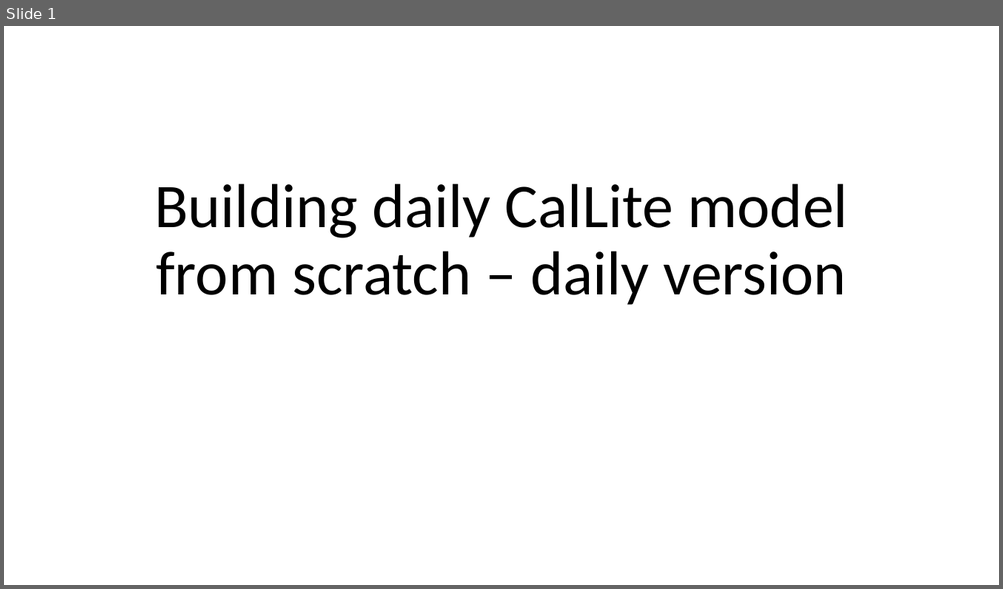
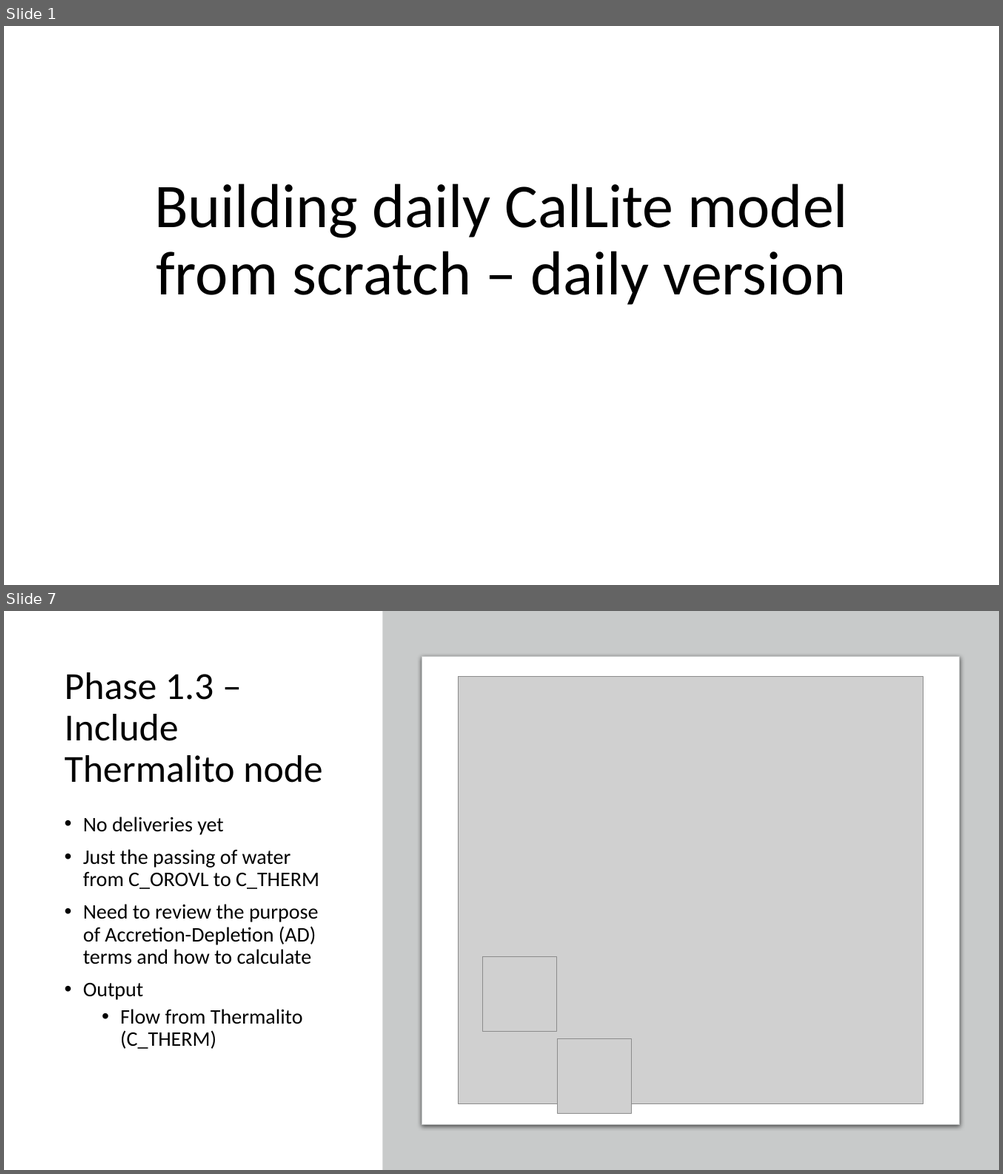
Before and after one commit to nsosorio/DailyCalLiteModel, a slide deck: Building daily CalLite model from scratch – daily.pptx. Shown one above the other, each under a label of ours: slide 1 before the commit, slides 1 and 7 after it; the slides between them are not shown. The pictures are 1003x589 and 1003x1174 pixels, drawn with LibreOffice and Linux fonts; fonts in the diff are those of the drawing; grey boxes stand for pictures. Boxes give left, top, right and bottom in pixels: in the first picture for what was removed or moved away, otherwise in the second. Text is boxed around its words. In the diff, an @@ line names an element or a change of style, - is before the commit and + after.

```diff
--- a/Building daily CalLite model from scratch – daily.pptx
+++ b/Building daily CalLite model from scratch – daily.pptx
@@ slide 7 added at [4, 611, 999, 1170], background #FFFFFF @@
@@ rectangle added at [382, 611, 999, 1170], fill #C8CACA @@
@@ title added at [65, 672, 322, 783], 37 pt, text #000000 @@
+Phase 1.3 – Include Thermalito node
@@ rounded rectangle added at [422, 657, 959, 1125], fill #FFFFFF, outline #C8CACA 0.75 pt @@
@@ picture added at [458, 677, 923, 1104] @@
@@ text added at [83, 817, 319, 1049], 20 pt, text #000000 @@
+• No deliveries yet
+• Just the passing of water from C_OROVL to C_THERM
+• Need to review the purpose of Accretion-Depletion (AD) terms and how to calculate
+• Output
+  • Flow from Thermalito (C_THERM)
@@ picture added at [482, 957, 557, 1032] @@
@@ picture added at [557, 1039, 632, 1114] @@
```
Also in this commit, not shown: 2 slides changed, 6 other slides added, 45 other files.
